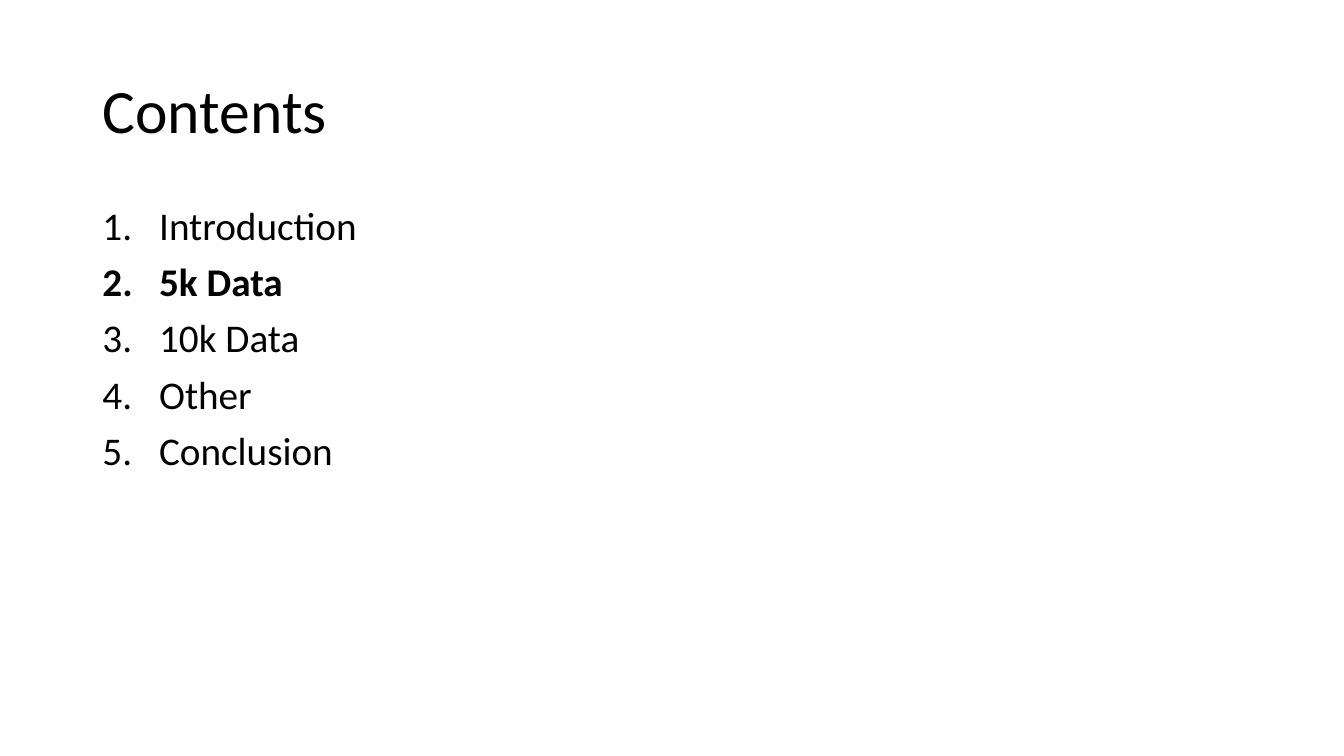
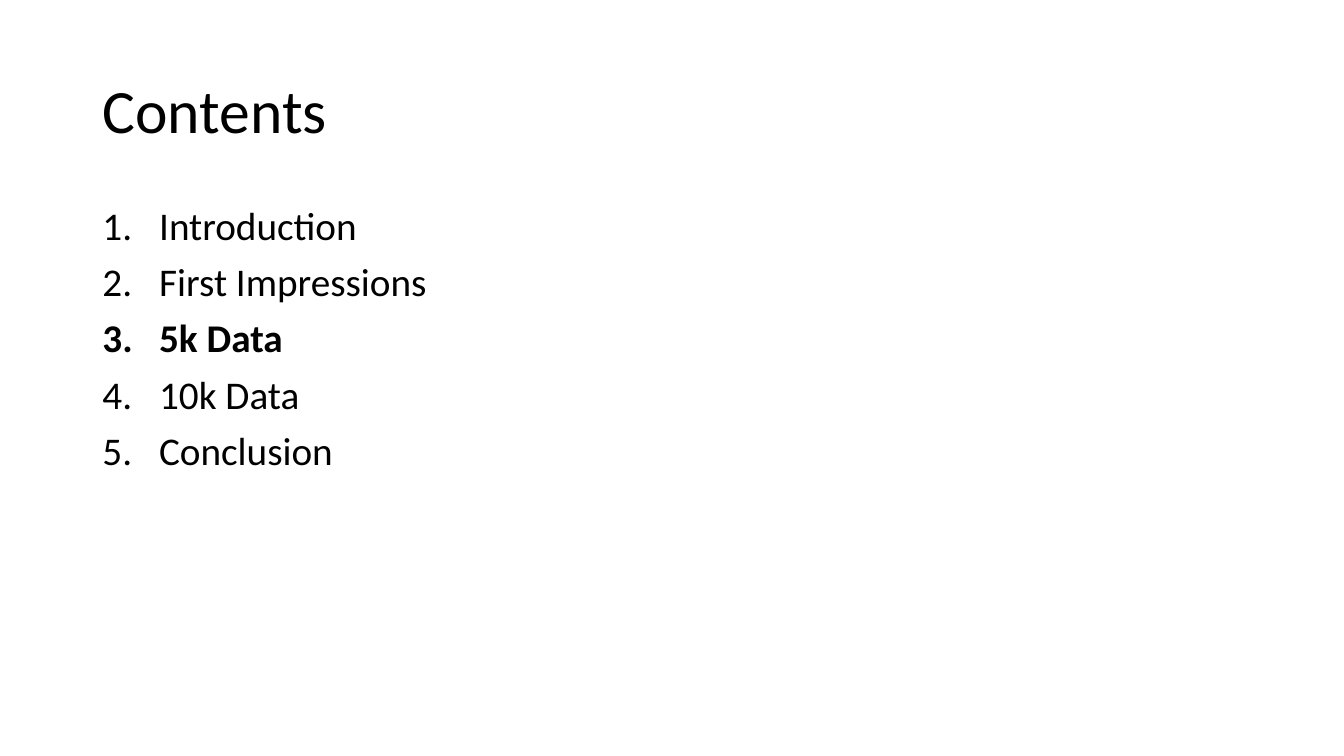
Before and after one commit to EdwinB12/Running, a slide deck: slide 13 of Data_Summary.pptx. Drawn at 1344x756 pixels with LibreOffice and Linux fonts; fonts in the diff are those of the drawing. Boxes give left, top, right and bottom in pixels: in the first picture for what was removed or moved away, otherwise in the second. Text is boxed around its words. In the diff, an @@ line names an element or a change of style, - is before the commit and + after.

Commit message:
Finish Data Summary Presentation - First Draft
Completed first draft of Data Summary Presentation

```diff
--- a/Data_Summary.pptx
+++ b/Data_Summary.pptx
@@ text at (x1=159, y1=269, x2=426, y2=303): paragraph added @@
+2. First Impressions
@@ text at (x1=159, y1=381, x2=252, y2=410): paragraph removed @@
-4. Other
```
Also in this commit, not shown: 5 other slides changed, 13 slides added, 1 slide removed, 4 other files.
